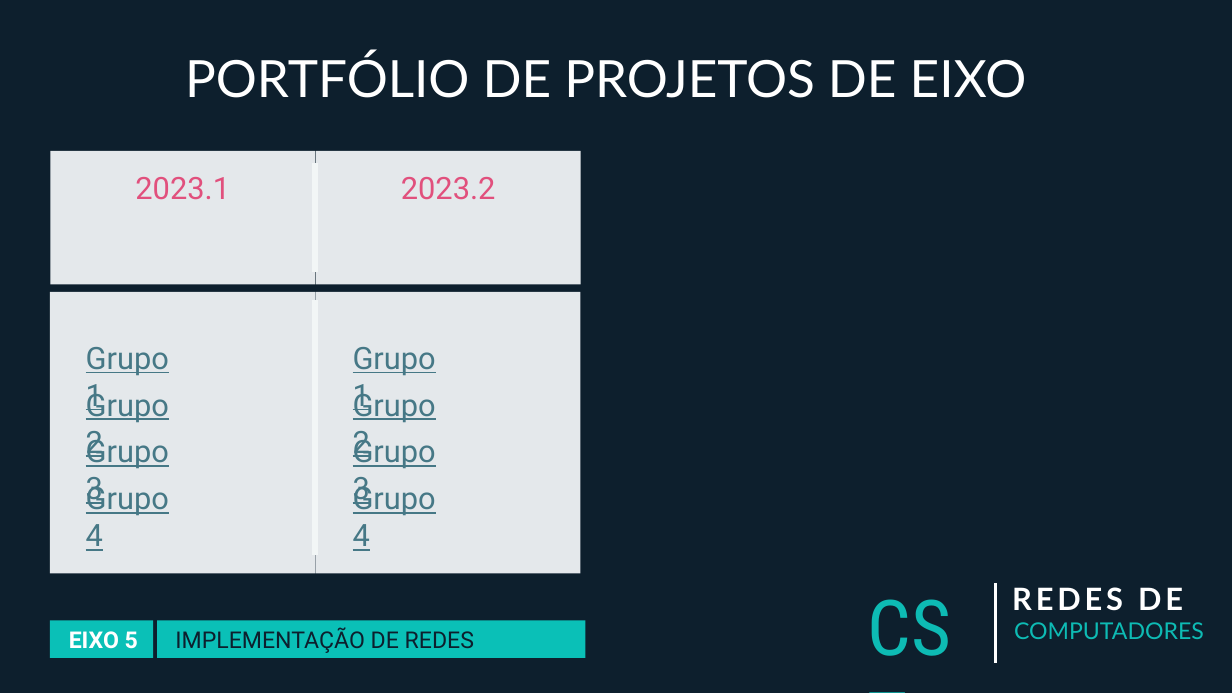
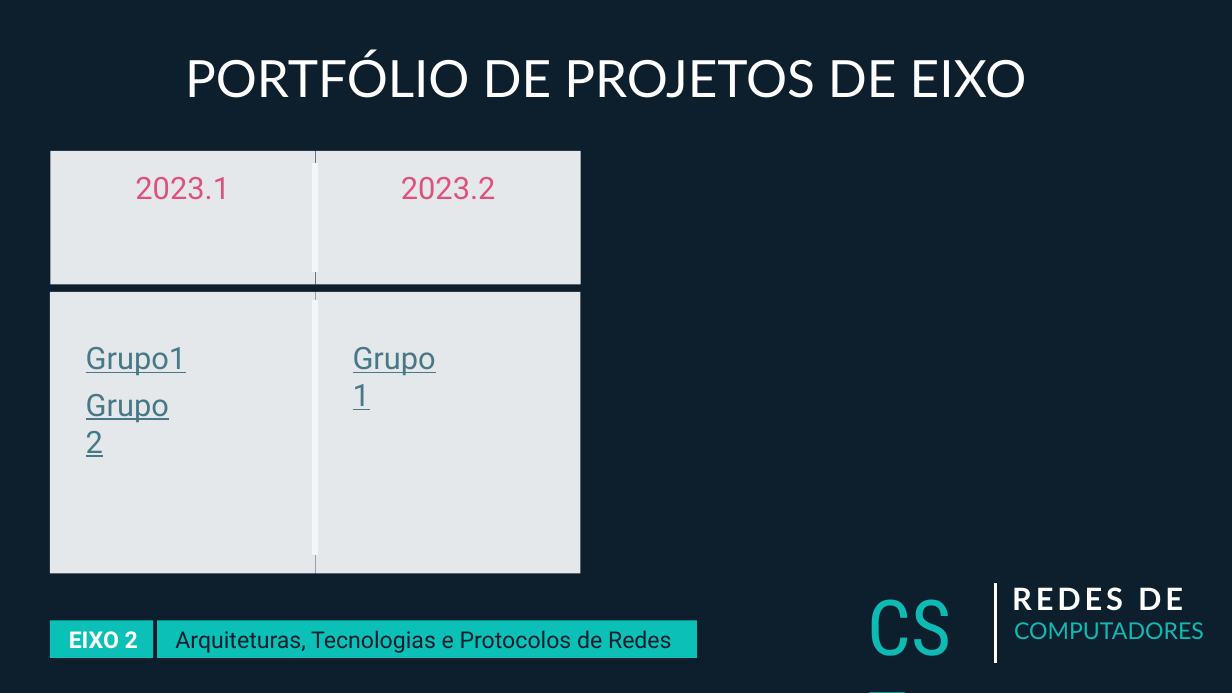
Before and after one commit to gomesluiz/porftifolio-projetos-cst-redes-computadores, a slide deck: slide 1 of Eixo2/Portifólio de Projetos Eixo 2.pptx. Drawn at 1232x693 pixels with LibreOffice and Linux fonts; fonts in the diff are those of the drawing. Boxes give left, top, right and bottom in pixels: in the first picture for what was removed or moved away, otherwise in the second. Text is boxed around its words. In the diff, an @@ line names an element or a change of style, - is before the commit and + after.

```diff
--- a/Eixo2/Portifólio de Projetos Eixo 2.pptx
+++ b/Eixo2/Portifólio de Projetos Eixo 2.pptx
@@ text at [86, 347, 187, 376]: spaces changed @@
-Grupo 1
+Grupo1
@@ text removed at [353, 388, 436, 461] @@
-Grupo 2
@@ text removed at [86, 435, 169, 508] @@
-Grupo 3
@@ text removed at [353, 435, 436, 508] @@
-Grupo 3
@@ text removed at [86, 481, 169, 516] @@
-Grupo 4
@@ text removed at [353, 481, 436, 516] @@
-Grupo 4
@@ rectangle "Arquiteturas, Tecnologias e Protocolos de ...": place and size @@
-rectangle "Arquiteturas, Tecnologias e Protocolos de ..." at [157, 621, 586, 658]
+rectangle "Arquiteturas, Tecnologias e Protocolos de ..." at [157, 621, 697, 658]
@@ text in rectangle at [69, 631, 138, 649]: text changed @@
-EIXO 5
+EIXO 2
@@ text in rectangle at [175, 630, 672, 653]: text changed @@
-IMPLEMENTAÇÃO DE REDES SEGURAS
+Arquiteturas, Tecnologias e Protocolos de Redes
```
Also in this commit, not shown: 9 other files.
